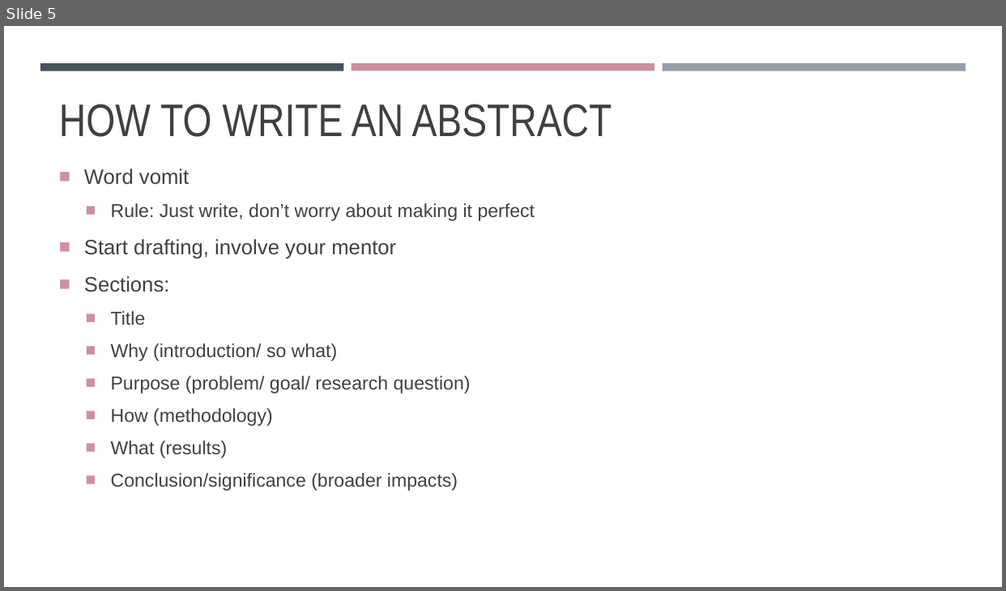
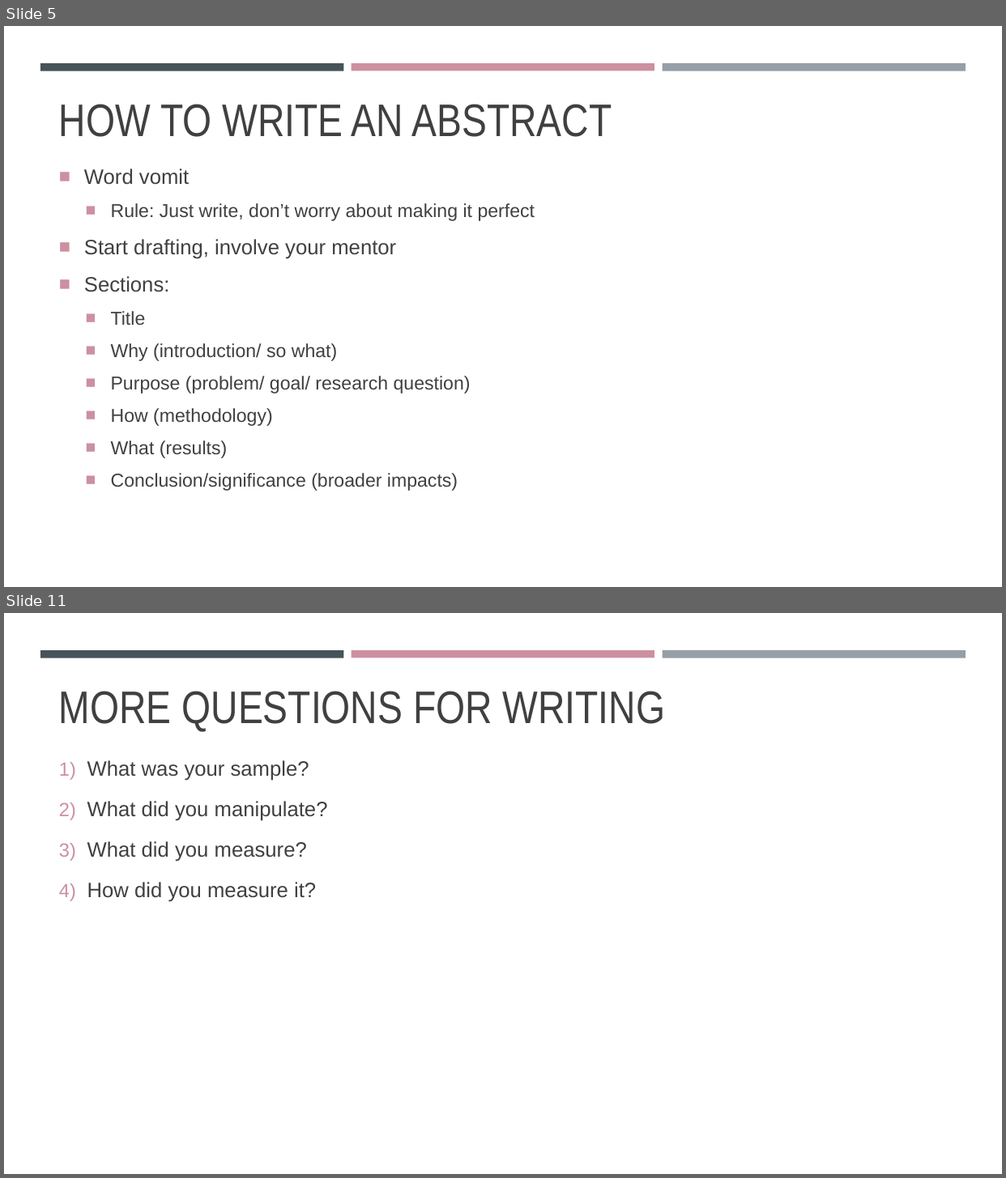
Before and after one commit to madmolecularman/MARC-Summer-2020, a slide deck: resources/abstracts/how_to_write_an_abstract.pptx. Shown one above the other, each under a label of ours: slide 5 before the commit, slides 5 and 11 after it; the slides between them are not shown. The pictures are 1006x591 and 1006x1178 pixels, drawn with LibreOffice and Linux fonts; fonts in the diff are those of the drawing. Boxes give left, top, right and bottom in pixels: in the first picture for what was removed or moved away, otherwise in the second. Text is boxed around its words. In the diff, an @@ line names an element or a change of style, - is before the commit and + after.

```diff
--- a/resources/abstracts/how_to_write_an_abstract.pptx
+++ b/resources/abstracts/how_to_write_an_abstract.pptx
@@ slide 11 added at bbox=[4, 613, 1002, 1174], background #FFFFFF; not listed: 3 template elements that a slide beside it also shows @@
@@ title added at bbox=[59, 691, 665, 732], 44 pt, text #404040 @@
+MORE QUESTIONS FOR WRITING
@@ text added at bbox=[87, 760, 328, 902], 20 pt, text #404040 @@
+1) What was your sample?
+2) What did you manipulate?
+3) What did you measure?
+4) How did you measure it?
```
Also in this commit, not shown: 6 slides changed, 2 other slides added, 2 other files.
